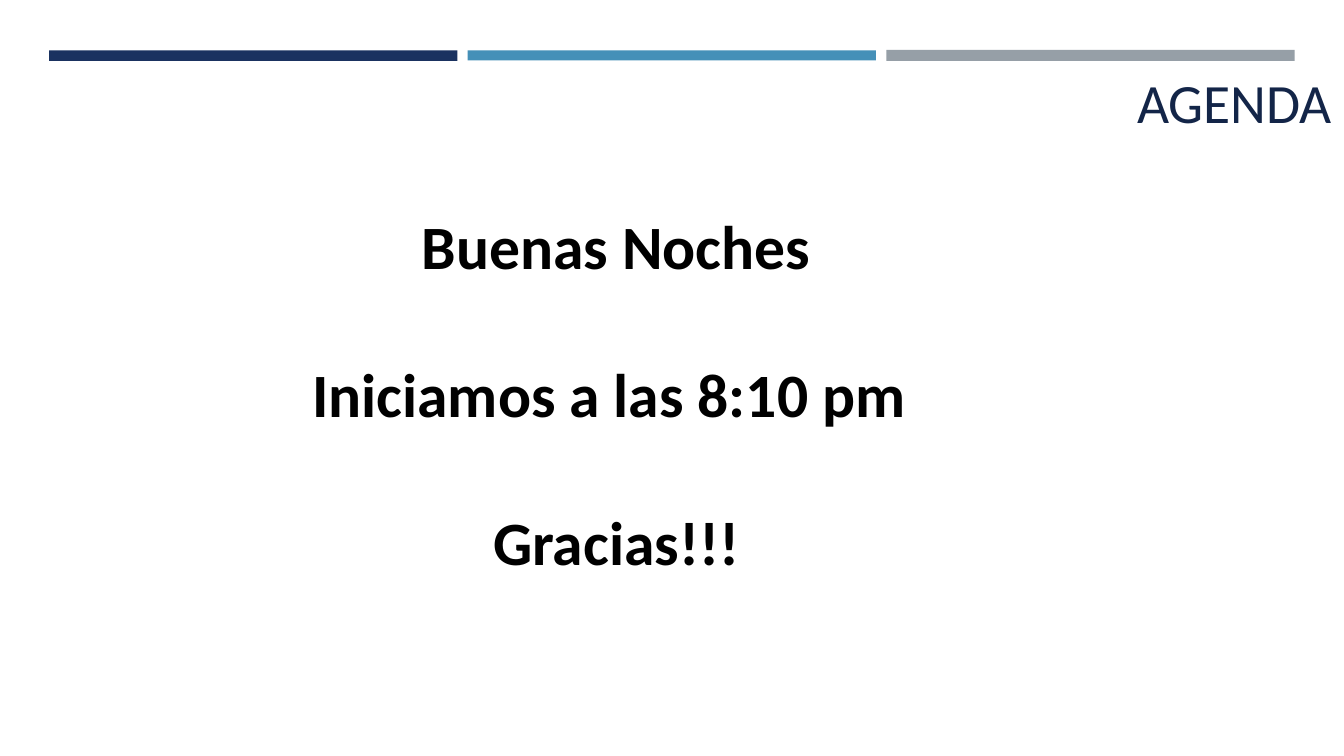
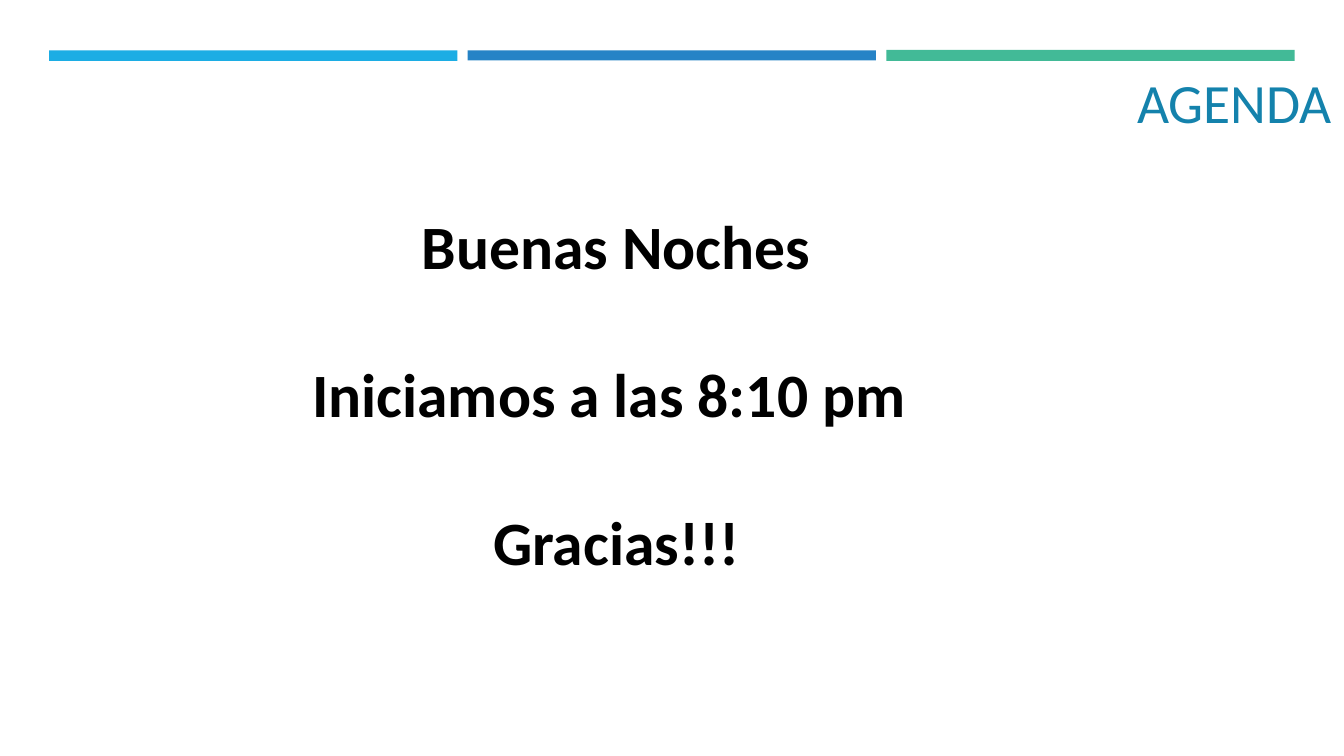
Before and after one commit to Camilobd/MinTic---Desarrollo-Web_Gr-9-10, a slide deck: slide 18 of Recursos/2. React.pptx (slide 19 before the commit). Drawn at 1344x756 pixels with LibreOffice and Linux fonts; fonts in the diff are those of the drawing. Boxes give left, top, right and bottom in pixels: in the first picture for what was removed or moved away, otherwise in the second. Text is boxed around its words. In the diff, an @@ line names an element or a change of style, - is before the commit and + after.

```diff
--- a/Recursos/2. React.pptx
+++ b/Recursos/2. React.pptx
@@ rectangle at (x1=49, y1=50, x2=458, y2=60): fill #1A3260 to #1CADE4 @@
@@ rectangle at (x1=468, y1=50, x2=876, y2=60): fill #4590B8 to #2683C6 @@
@@ rectangle at (x1=886, y1=50, x2=1295, y2=62): fill #969FA7 to #42BA97 @@
@@ title "AGENDA" at (x1=1137, y1=87, x2=1332, y2=124): text colour #142648 to #1482AC @@
```
Also in this commit, not shown: 12 other slides changed, 3 slides added, 1 slide removed, 27 other files.
